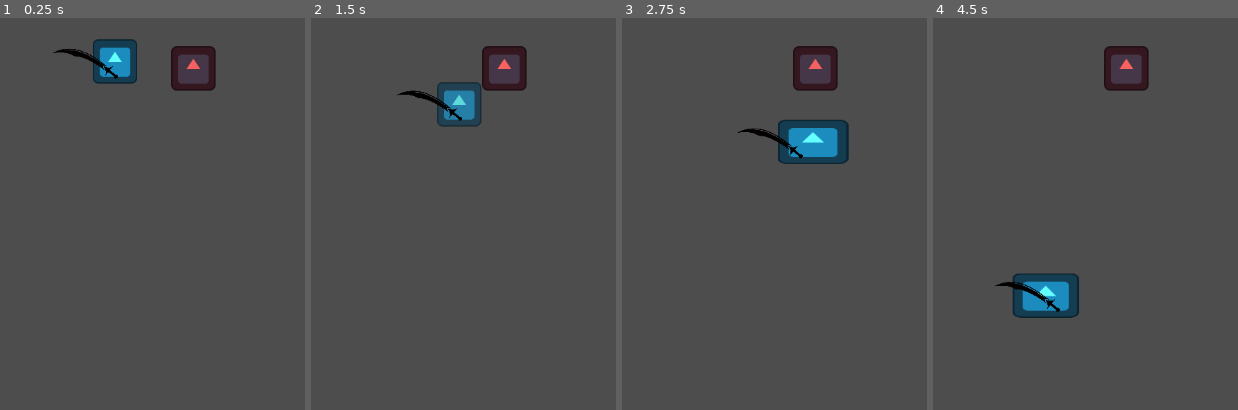
Above: before the commit, frames 1-4 (left to right).
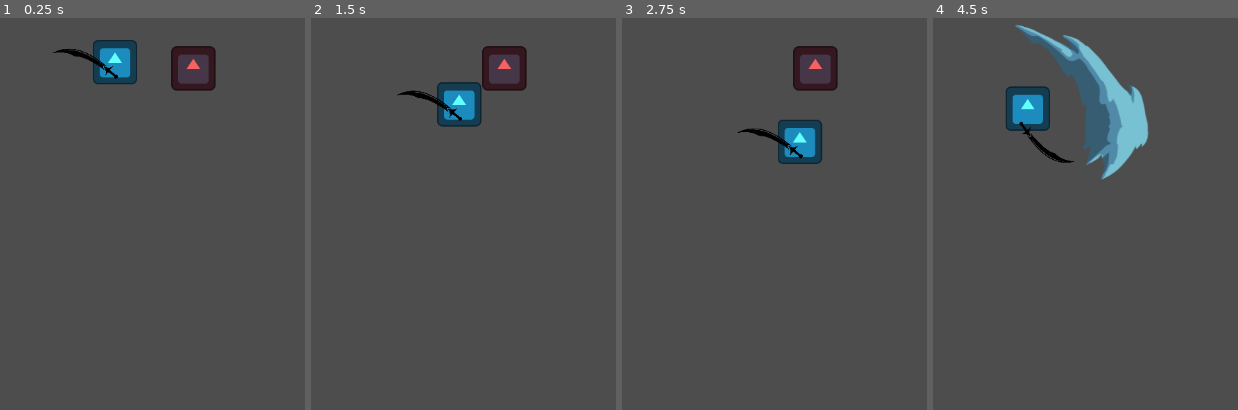
Above: after the commit, the same moments.

Repository: shafayatb/basic-2d-top-down-example
Game: Godot game, scene res://playground.tscn
The game is run twice, just before and just after one commit, with the same random seed, the same clock (stepped at 60 frames per second) and the same inputs. The project has no main scene, so this scene is started directly. The engine's default icon, where the game draws it, is replaced by a stand-in: a white triangle on a blue panel in a dark square.
Inputs (mouse positions are in pixels of both pictures, inside the frame that each line leads up to):
- Up to frame 1 (0.25 s): no input
- Up to frame 2 (1.5 s): tap Enter at 0.5 s; move the mouse to (outside the picture) at 0.52 s; press the mouse at (outside the picture) at 0.53 s; hold Right (ui_right) 0.53-1.28 s; move the mouse to (460, 206) at 1.27 s; release the mouse at (460, 206) at 1.28 s; hold Down (ui_down) from 1.28 s (still down); tap Ctrl (Dash) at 1.35 s
- Up to frame 3 (2.75 s): click (771, 206) at 1.55 s; move the mouse to (outside the picture) at 2.02 s; release Down (ui_down) at 2.03 s; press the mouse at (outside the picture) at 2.03 s; hold Right (ui_right) from 2.03 s (still down)
- Up to frame 4 (4.5 s): move the mouse to (1201, 276) at 2.77 s; release Right (ui_right) at 2.78 s; release the mouse at (1201, 276) at 2.78 s; hold Up (ui_up) 2.78-3.53 s; click (1201, 276) at 2.85 s; move the mouse to (outside the picture) at 3.52 s; press the mouse at (outside the picture) at 3.53 s; hold Left (ui_left) from 3.53 s (still down); tap Ctrl (Dash) at 3.6 s; move the mouse to (1003, 119) at 4.27 s; release the mouse at (1003, 119) at 4.28 s; click (1003, 119) at 4.35 s

The runs differ from the first frame. In frame 1, 0.2% of the frame differs, in the area x 30-45%, y 5-17%; in frame 2, less than 0.1%; in frame 3, 1.4%; in frame 4, 11%, in the area x 20-71%, y 1-77%.

Commit message:
7c. Sword slash complete

Diff:
--- /dev/null
+++ b/attacks/sword_slash.gd
@@ -0,0 +1,19 @@
+extends Node2D
+
+@onready var animation_player: AnimationPlayer = $AnimationPlayer
+@onready var area_2d: Area2D = $Area2D
+
+var weapon_damage: float = 1.0
+
+func _ready() -> void:
+	animation_player.connect("animation_finished", animation_finished)
+	area_2d.connect("body_entered",body_entered)
+	animation_player.play("show_slash")
+
+func animation_finished(anim_name: StringName):
+	if anim_name == "show_slash":
+		queue_free()
+
+func body_entered(body: Node2D) -> void:
+	if body.is_in_group("enemy"):
+		body.take_damage(weapon_damage)
--- /dev/null
+++ b/attacks/sword_slash.tscn
@@ -0,0 +1,161 @@
+[gd_scene load_steps=7 format=3 uid="uid://sm1pnkv25318"]
+
+[ext_resource type="Texture2D" uid="uid://dc1u2sffd06km" path="res://assets/slash_sheet.png" id="1_17rc0"]
+[ext_resource type="Script" uid="uid://c5kbo2dlau2se" path="res://attacks/sword_slash.gd" id="1_qbsry"]
+
+[sub_resource type="Animation" id="Animation_i1bck"]
+resource_name = "show_slash"
+length = 0.65
+step = 0.05
+tracks/0/type = "value"
+tracks/0/imported = false
+tracks/0/enabled = true
+tracks/0/path = NodePath("Sprite2D:frame")
+tracks/0/interp = 1
+tracks/0/loop_wrap = true
+tracks/0/keys = {
+"times": PackedFloat32Array(0, 0.20000002, 0.25, 0.3, 0.35000002, 0.4, 0.45000002, 0.5),
+"transitions": PackedFloat32Array(1, 1, 1, 1, 1, 1, 1, 1),
+"update": 1,
+"values": [0, 1, 2, 3, 4, 5, 6, 7]
+}
+tracks/1/type = "value"
+tracks/1/imported = false
+tracks/1/enabled = true
+tracks/1/path = NodePath("Sprite2D:scale")
+tracks/1/interp = 1
+tracks/1/loop_wrap = true
+tracks/1/keys = {
+"times": PackedFloat32Array(0, 0.4, 0.6),
+"transitions": PackedFloat32Array(0.5, 2, 0.5),
+"update": 0,
+"values": [Vector2(1, 1), Vector2(1.175, 0.825), Vector2(0.925, 1.075)]
+}
+tracks/2/type = "value"
+tracks/2/imported = false
+tracks/2/enabled = true
+tracks/2/path = NodePath("Sprite2D:position")
+tracks/2/interp = 1
+tracks/2/loop_wrap = true
+tracks/2/keys = {
+"times": PackedFloat32Array(0, 0.6),
+"transitions": PackedFloat32Array(0.5, 2),
+"update": 0,
+"values": [Vector2(0, 0), Vector2(56, 0)]
+}
+tracks/3/type = "value"
+tracks/3/imported = false
+tracks/3/enabled = true
+tracks/3/path = NodePath("Sprite2D:modulate")
+tracks/3/interp = 1
+tracks/3/loop_wrap = true
+tracks/3/keys = {
+"times": PackedFloat32Array(0, 0.1, 0.6, 0.65),
+"transitions": PackedFloat32Array(0.5, 2, 2, 0.5),
+"update": 0,
+"values": [Color(1, 1, 1, 0), Color(1, 1, 1, 1), Color(1, 1, 1, 1), Color(1, 1, 1, 0)]
+}
+tracks/4/type = "value"
+tracks/4/imported = false
+tracks/4/enabled = true
+tracks/4/path = NodePath("Area2D/CollisionShape2D:disabled")
+tracks/4/interp = 1
+tracks/4/loop_wrap = true
+tracks/4/keys = {
+"times": PackedFloat32Array(0, 0.6),
+"transitions": PackedFloat32Array(1, 1),
+"update": 1,
+"values": [false, true]
+}
+
+[sub_resource type="Animation" id="Animation_62u7h"]
+length = 0.001
+tracks/0/type = "value"
+tracks/0/imported = false
+tracks/0/enabled = true
+tracks/0/path = NodePath("Sprite2D:frame")
+tracks/0/interp = 1
+tracks/0/loop_wrap = true
+tracks/0/keys = {
+"times": PackedFloat32Array(0),
+"transitions": PackedFloat32Array(1),
+"update": 1,
+"values": [0]
+}
+tracks/1/type = "value"
+tracks/1/imported = false
+tracks/1/enabled = true
+tracks/1/path = NodePath("Sprite2D:scale")
+tracks/1/interp = 1
+tracks/1/loop_wrap = true
+tracks/1/keys = {
+"times": PackedFloat32Array(0),
+"transitions": PackedFloat32Array(1),
+"update": 0,
+"values": [Vector2(1, 1)]
+}
+tracks/2/type = "value"
+tracks/2/imported = false
+tracks/2/enabled = true
+tracks/2/path = NodePath("Sprite2D:position")
+tracks/2/interp = 1
+tracks/2/loop_wrap = true
+tracks/2/keys = {
+"times": PackedFloat32Array(0),
+"transitions": PackedFloat32Array(1),
+"update": 0,
+"values": [Vector2(0, 0)]
+}
+tracks/3/type = "value"
+tracks/3/imported = false
+tracks/3/enabled = true
+tracks/3/path = NodePath("Sprite2D:modulate")
+tracks/3/interp = 1
+tracks/3/loop_wrap = true
+tracks/3/keys = {
+"times": PackedFloat32Array(0),
+"transitions": PackedFloat32Array(1),
+"update": 0,
+"values": [Color(1, 1, 1, 0)]
+}
+tracks/4/type = "value"
+tracks/4/imported = false
+tracks/4/enabled = true
+tracks/4/path = NodePath("Area2D/CollisionShape2D:disabled")
+tracks/4/interp = 1
+tracks/4/loop_wrap = true
+tracks/4/keys = {
+"times": PackedFloat32Array(0),
+"transitions": PackedFloat32Array(1),
+"update": 1,
+"values": [false]
+}
+
+[sub_resource type="AnimationLibrary" id="AnimationLibrary_uy0on"]
+_data = {
+&"RESET": SubResource("Animation_62u7h"),
+&"show_slash": SubResource("Animation_i1bck")
+}
+
+[sub_resource type="RectangleShape2D" id="RectangleShape2D_kk4dj"]
+size = Vector2(250, 200)
+
+[node name="SwordSlash" type="Node2D"]
+script = ExtResource("1_qbsry")
+
+[node name="Sprite2D" type="Sprite2D" parent="."]
+modulate = Color(1, 1, 1, 0)
+z_index = -1
+texture = ExtResource("1_17rc0")
+hframes = 8
+
+[node name="AnimationPlayer" type="AnimationPlayer" parent="."]
+libraries = {
+&"": SubResource("AnimationLibrary_uy0on")
+}
+
+[node name="Area2D" type="Area2D" parent="."]
+
+[node name="CollisionShape2D" type="CollisionShape2D" parent="Area2D"]
+position = Vector2(25, 0)
+shape = SubResource("RectangleShape2D_kk4dj")
--- a/enemy/enemy.gd
+++ b/enemy/enemy.gd
@@ -9,6 +9,7 @@
 var speed: float = 180.0
 
 func _ready() -> void:
+	add_to_group("enemy")
 	hit_area.body_entered.connect(_hit)
 
 func _physics_process(delta: float) -> void:
--- a/enemy/enemy.tscn
+++ b/enemy/enemy.tscn
@@ -8,6 +8,33 @@
 
 [sub_resource type="RectangleShape2D" id="RectangleShape2D_7k104"]
 size = Vector2(124, 128)
+
+[sub_resource type="Animation" id="Animation_ppra6"]
+length = 0.001
+tracks/0/type = "value"
+tracks/0/imported = false
+tracks/0/enabled = true
+tracks/0/path = NodePath("Sprite2D:modulate")
+tracks/0/interp = 1
+tracks/0/loop_wrap = true
+tracks/0/keys = {
+"times": PackedFloat32Array(0),
+"transitions": PackedFloat32Array(1),
+"update": 0,
+"values": [Color(0.96862745, 0.38431373, 0.3764706, 1)]
+}
+tracks/1/type = "value"
+tracks/1/imported = false
+tracks/1/enabled = true
+tracks/1/path = NodePath("Sprite2D:scale")
+tracks/1/interp = 1
+tracks/1/loop_wrap = true
+tracks/1/keys = {
+"times": PackedFloat32Array(0),
+"transitions": PackedFloat32Array(1),
+"update": 0,
+"values": [Vector2(1, 1)]
+}
 
 [sub_resource type="Animation" id="Animation_ofsxj"]
 resource_name = "take_damage"
@@ -38,40 +65,13 @@
 "values": [Vector2(1, 1), Vector2(0.6, 0.6), Vector2(1, 1)]
 }
 
-[sub_resource type="Animation" id="Animation_ppra6"]
-length = 0.001
-tracks/0/type = "value"
-tracks/0/imported = false
-tracks/0/enabled = true
-tracks/0/path = NodePath("Sprite2D:modulate")
-tracks/0/interp = 1
-tracks/0/loop_wrap = true
-tracks/0/keys = {
-"times": PackedFloat32Array(0),
-"transitions": PackedFloat32Array(1),
-"update": 0,
-"values": [Color(0.96862745, 0.38431373, 0.3764706, 1)]
-}
-tracks/1/type = "value"
-tracks/1/imported = false
-tracks/1/enabled = true
-tracks/1/path = NodePath("Sprite2D:scale")
-tracks/1/interp = 1
-tracks/1/loop_wrap = true
-tracks/1/keys = {
-"times": PackedFloat32Array(0),
-"transitions": PackedFloat32Array(1),
-"update": 0,
-"values": [Vector2(1, 1)]
-}
-
 [sub_resource type="AnimationLibrary" id="AnimationLibrary_p200p"]
 _data = {
 &"RESET": SubResource("Animation_ppra6"),
 &"take_damage": SubResource("Animation_ofsxj")
 }
 
-[node name="Enemy" type="CharacterBody2D"]
+[node name="Enemy" type="CharacterBody2D" groups=["enemy"]]
 scale = Vector2(0.5, 0.5)
 script = ExtResource("1_4gyqm")
 
--- a/player/player.gd
+++ b/player/player.gd
@@ -3,10 +3,38 @@
 @onready var animation_tree: AnimationTree = $AnimationTree
 @onready var playback: AnimationNodeStateMachinePlayback = \
 	animation_tree.get("parameters/playback")
+@onready var animation_player: AnimationPlayer = $AnimationPlayer
 @onready var state_machine: StateMachine = $StateMachine
 @onready var knockback_state: KnockbackState = $StateMachine/KnockbackState
 
 var input_direction: Vector2 = Vector2.ZERO
+var can_slash: bool = true
+@export var slash_time: float = 0.2
+@export var sword_return_time: float = 0.5
+@export var weapon_damage: float = 1.0
+
+const sword_slash_preload = preload("res://attacks/sword_slash.tscn")
 
 func _ready() -> void:
-	animation_tree.active = true
+	animation_player.connect("animation_finished", on_animation_finished)
+	#animation_tree.active = true
+
+func _input(event: InputEvent) -> void:
+	if event.is_action_pressed("Attack") and can_slash:
+		animation_player.speed_scale = animation_player.get_animation("slash").length / slash_time
+		animation_player.play("slash")
+		can_slash = false
+
+func spawn_slash():
+	var sword_slash = sword_slash_preload.instantiate()
+	sword_slash.global_position = global_position
+	sword_slash.get_node("AnimationPlayer").speed_scale = sword_slash.get_node("AnimationPlayer").get_animation("show_slash").length / slash_time
+	sword_slash.weapon_damage = weapon_damage
+	get_parent().add_child(sword_slash)
+
+func on_animation_finished(anim_name: StringName):
+	if anim_name == "slash":
+		animation_player.speed_scale = animation_player.get_animation("sword_return").length / sword_return_time
+		animation_player.play("sword_return")
+	else:
+		can_slash = true
--- a/player/player.tscn
+++ b/player/player.tscn
@@ -233,7 +233,7 @@
 "times": PackedFloat32Array(0, 0.25),
 "transitions": PackedFloat32Array(0.5, -2),
 "update": 0,
-"values": [-3.4972274, 0.22165681500327966]
+"values": [-3.4972274, 0.2216568150032797]
 }
 tracks/1/type = "value"
 tracks/1/imported = false
@@ -246,6 +246,49 @@
 "transitions": PackedFloat32Array(0.5, 0.5),
 "update": 0,
 "values": [Vector2(-0.3, 0.3), Vector2(-0.28, 0.295)]
+}
+tracks/2/type = "method"
+tracks/2/imported = false
+tracks/2/enabled = true
+tracks/2/path = NodePath(".")
+tracks/2/interp = 1
+tracks/2/loop_wrap = true
+tracks/2/keys = {
+"times": PackedFloat32Array(0.05),
+"transitions": PackedFloat32Array(1),
+"values": [{
+"args": [],
+"method": &"spawn_slash"
+}]
+}
+
+[sub_resource type="Animation" id="Animation_yllr7"]
+resource_name = "sword_return"
+length = 0.65
+step = 0.05
+tracks/0/type = "value"
+tracks/0/imported = false
+tracks/0/enabled = true
+tracks/0/path = NodePath("Schimter:rotation")
+tracks/0/interp = 1
+tracks/0/loop_wrap = true
+tracks/0/keys = {
+"times": PackedFloat32Array(0, 0.2, 0.65),
+"transitions": PackedFloat32Array(-2, -2, 0.5),
+"update": 0,
+"values": [0.22165681, 0.22165681, -3.49764]
+}
+tracks/1/type = "value"
+tracks/1/imported = false
+tracks/1/enabled = true
+tracks/1/path = NodePath("Schimter:scale")
+tracks/1/interp = 1
+tracks/1/loop_wrap = true
+tracks/1/keys = {
+"times": PackedFloat32Array(0, 0.65),
+"transitions": PackedFloat32Array(0.5, 0.5),
+"update": 0,
+"values": [Vector2(-0.28, 0.295), Vector2(-0.3, 0.3)]
 }
 
 [sub_resource type="AnimationLibrary" id="AnimationLibrary_rgyib"]
@@ -257,7 +300,8 @@
 &"move_left": SubResource("Animation_rgyib"),
 &"move_right": SubResource("Animation_boad6"),
 &"move_up": SubResource("Animation_hg6s5"),
-&"slash": SubResource("Animation_ebec5")
+&"slash": SubResource("Animation_ebec5"),
+&"sword_return": SubResource("Animation_yllr7")
 }
 
 [sub_resource type="AnimationNodeAnimation" id="AnimationNodeAnimation_kb6p2"]
--- a/project.godot
+++ b/project.godot
@@ -18,6 +18,7 @@
 
 folder_colors={
 "res://assets/": "yellow",
+"res://attacks/": "pink",
 "res://enemy/": "red",
 "res://node_state_machine/": "teal",
 "res://script_player/": "green"
@@ -30,6 +31,12 @@
 "events": [Object(InputEventKey,"resource_local_to_scene":false,"resource_name":"","device":-1,"window_id":0,"alt_press …(195 unchanged characters)…
 ]
 }
+Attack={
+"deadzone": 0.2,
+"events": [Object(InputEventMouseButton,"resource_local_to_scene":false,"resource_name":"","device":-1,"window_id":0,"alt_pressed":false,"shift_pressed":false,"ctrl_pressed":false,"meta_pressed":false,"button_mask":0,"position":Vector2(0, 0),"global_position":Vector2(0, 0),"factor":1.0,"button_index":1,"canceled":false,"pressed":false,"double_click":false,"script":null)
+, Object(InputEventKey,"resource_local_to_scene":false,"resource_name":"","device":-1,"window_id":0,"alt_pressed":false,"shift_pressed":false,"ctrl_pressed":false,"meta_pressed":false,"pressed":false,"keycode":0,"physical_keycode":90,"key_label":0,"unicode":122,"location":0,"echo":false,"script":null)
+]
+}
 
 [rendering]
 
Binary file added: assets/slash_sheet.png
Not shown, added: assets/slash_sheet.png.import
Not shown, added: attacks/sword_slash.gd.uid
Not shown: 1 places in player/player.tscn that only renumber resources
